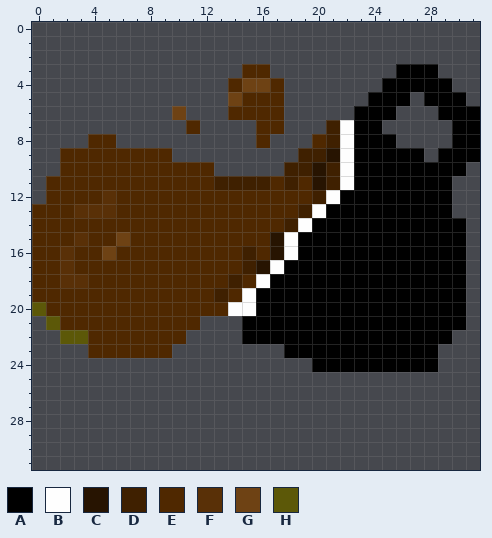
Two states of a pixel-art sprite, core/assets/iconDirtyCoffee.png. This is how it looked before the edit.
The file is 32x32 pixels.
Palette (. is transparent): A #000000  B #fefefe  C #271401  D #3f2000  E #4f2800  F #593007  G #6e4214  H #5c5808
Pixels before, first column x 0:
 3 ...............EE.........AAA...
 4 ..............EGGE.......AAAAA..
 5 ..............GEEE......AAA.AAA.
 6 ..........G...EEEE.....AAA...AAA
 7 ...........E....EE...DBAA.....AA
 8 ....EE..........E...EDBAAA....AA
 9 ..EEEEEEEE.........DDCBAAAAA.AAA
10 ..EEEEEEEEEEE.....DDCDBAAAAAAAA.
11 .EEEEEEEEEEEEDDDDEDECDBAAAAAAA..
12 .EEEEFEEEEEEEEEEEEEEDBAAAAAAAA..
13 EEEFFFEEEEEEEEEEEEEDBAAAAAAAAA..
14 EEEEEEEEEEEEEEEEEEDBAAAAAAAAAAA.
15 EEEFEEGEEEEEEEEEECBAAAAAAAAAAAA.
16 EEFEEGEEEEEEEEEDECBAAAAAAAAAAAA.
17 EEFEEEEEEEEEEEEDCBAAAAAAAAAAAAA.
18 EEFFEEEEEEEEEEDEBAAAAAAAAAAAAAA.
19 EEEEEEEEEEEEEDEBAAAAAAAAAAAAAAA.
20 HEEEEEEEEEEEEEBBAAAAAAAAAAAAAAA.
21 .HEEEEEEEEEE...AAAAAAAAAAAAAAAA.
22 ..HHEEEEEEE....AAAAAAAAAAAAAAA..
23 ....EEEEEE........AAAAAAAAAAA...
24 ....................AAAAAAAAA...
New version:
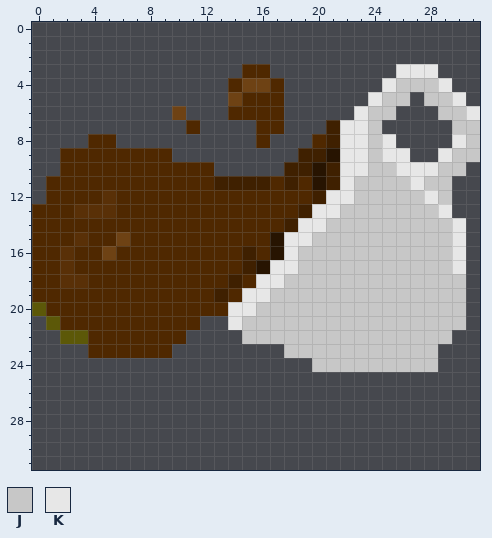
Colours new in this view: J #c7c7c7  K #e7e7e7
The exact change:
Changed rows in their new state; - is an unchanged pixel.
first column x 14:
 3 ------------KKK---
 4 -----------KJJJK--
 5 ----------KJJ-JJK-
 6 ---------KJJ---JJK
 7 --------KKJ-----JJ
 8 --------KKJK----KJ
 9 --------KKJKK.-KJJ
10 --------KKJJKKKJJ-
11 --------KJJJJKJJ--
12 -------KKJJJJJKJ--
13 ------KKJJJJJJJK--
14 -----KKJJJJJJJJJK-
15 ----KKJJJJJJJJJJK-
16 ----KJJJJJJJJJJJK-
17 ---KKJJJJJJJJJJJK-
18 --KKJJJJJJJJJJJJJ-
19 -KKJJJJJJJJJJJJJJ-
20 KKJJJJJJJJJJJJJJJ-
21 KJJJJJJJJJJJJJJJJ-
22 -JJJJJJJJJJJJJJJ--
23 ----JJJJJJJJJJJ---
24 ------JJJJJJJJJ---
Boxes around the changes in both pictures, in picture pixels (x1, y1, x2, y2):
changed: (228, 64, 480, 372)
